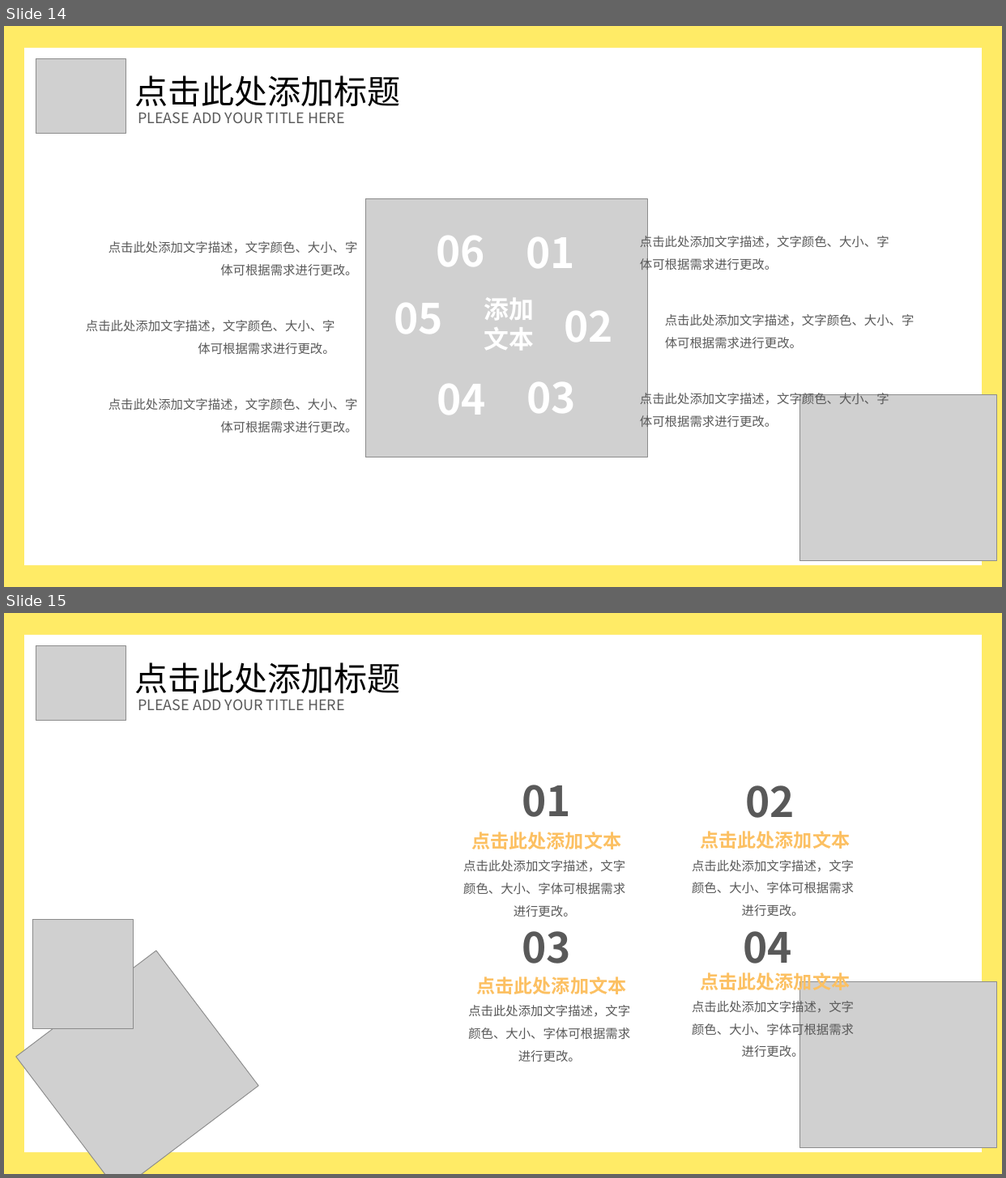
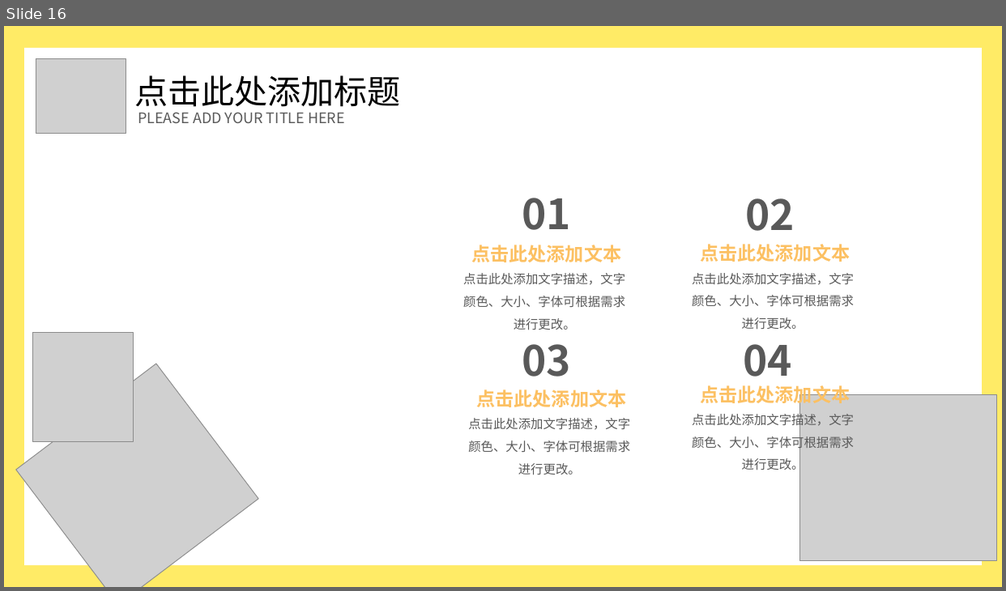
Before and after one commit to WTiffan/H5andC3, a slide deck: H5 C3新特性.pptx. Shown one above the other, each under a label of ours: slides 14 and 15 before the commit, slide 16 after it. The pictures are 1006x1178 and 1006x591 pixels, drawn with LibreOffice and Linux fonts; fonts in the diff are those of the drawing; grey boxes stand for pictures. Boxes give left, top, right and bottom in pixels: in the first picture for what was removed or moved away, otherwise in the second. Text is boxed around its words. In the diff, an @@ line names an element or a change of style, - is before the commit and + after.

```diff
--- a/H5 C3新特性.pptx
+++ b/H5 C3新特性.pptx
@@ slide 14 removed at (4, 26, 1002, 587), background #FFFFFF; not listed: 2 template elements that a slide beside it also shows @@
@@ picture removed at (36, 59, 126, 134) @@
@@ text removed at (134, 75, 401, 113) @@
-点击此处添加标题
@@ text removed at (138, 112, 345, 123) @@
-PLEASE ADD YOUR TITLE HERE
@@ picture removed at (365, 199, 648, 458) @@
@@ text removed at (108, 241, 358, 276) @@
-点击此处添加文字描述，文字颜色、大小、字体可根据需求进行更改。
@@ text removed at (437, 236, 486, 267) @@
-06
@@ text removed at (526, 237, 575, 268) @@
-01
@@ text removed at (640, 233, 889, 272) @@
-点击此处添加文字描述，文字颜色、大小、字体可根据需求进行更改。
@@ text removed at (394, 303, 443, 334) @@
-05
@@ text removed at (484, 298, 534, 350) @@
-添加文本
@@ text removed at (564, 311, 613, 342) @@
-02
@@ text removed at (665, 314, 914, 348) @@
-点击此处添加文字描述，文字颜色、大小、字体可根据需求进行更改。
@@ text removed at (86, 320, 335, 355) @@
-点击此处添加文字描述，文字颜色、大小、字体可根据需求进行更改。
@@ text removed at (437, 384, 486, 415) @@
-04
@@ text removed at (526, 382, 576, 413) @@
-03
@@ text removed at (108, 399, 358, 433) @@
-点击此处添加文字描述，文字颜色、大小、字体可根据需求进行更改。
@@ text removed at (640, 391, 889, 429) @@
-点击此处添加文字描述，文字颜色、大小、字体可根据需求进行更改。
@@ picture removed at (799, 395, 997, 561) @@
@@ what was slide 15 is now slide 16 @@
```
Also in this commit, not shown: 3 slides changed, 3 slides added, 2 other slides removed, 1 other file.
